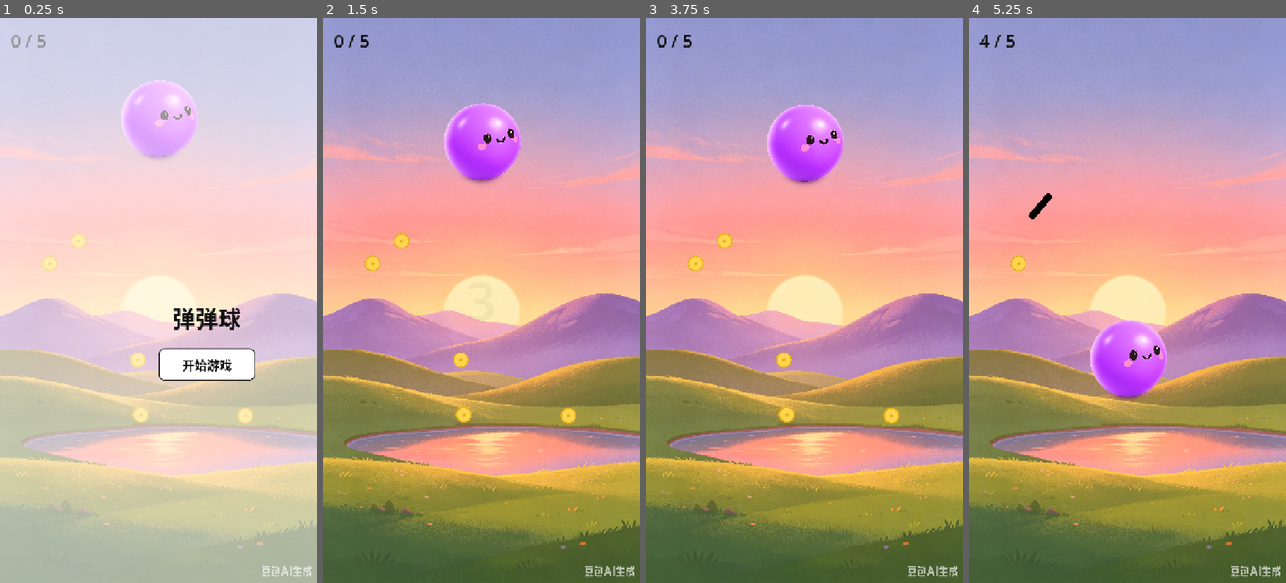
Above: before the commit, frames 1-4 (left to right).
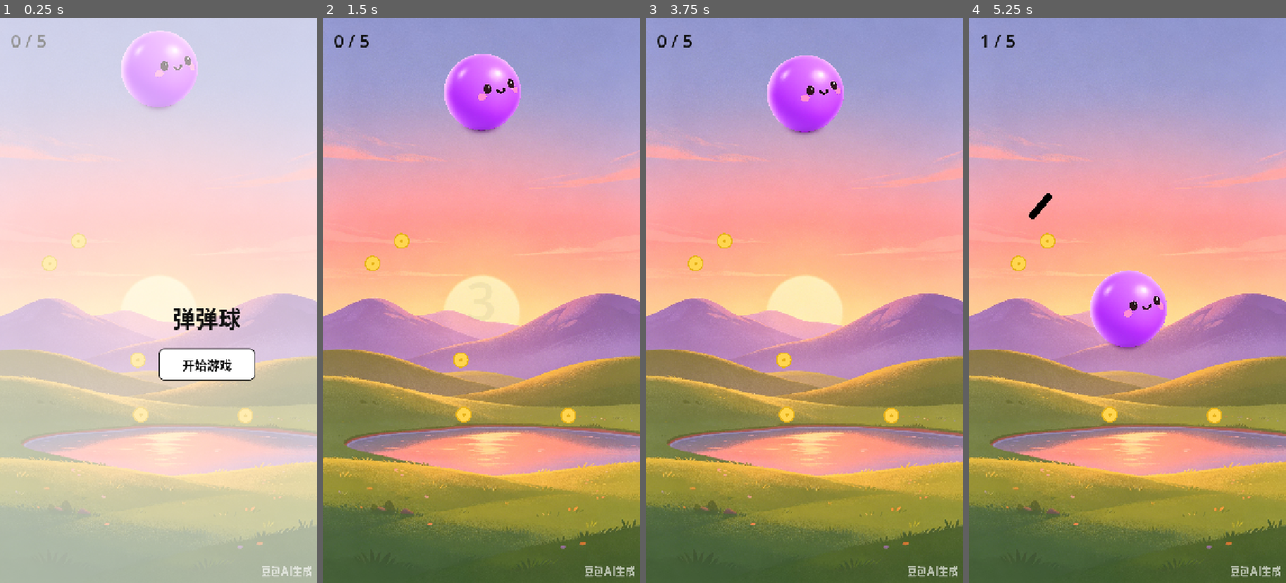
Above: after the commit, the same moments.

Repository: day-dreamer-11/bounce-line-
Game: Godot game, scene res://scenes/TrailDemo.tscn
Same seed, same stepped clock (60 frames per second), same inputs: the game is played once before the commit and once after it.
Inputs (mouse positions are in pixels of both pictures, inside the frame that each line leads up to):
- Up to frame 1 (0.25 s): no input
- Up to frame 2 (1.5 s): click "开始游戏" at 0.5 s; tap Enter at 1.25 s; move the mouse to (551, 272) at 1.27 s; click (551, 272) at 1.42 s
- Up to frame 3 (3.75 s): tap Space at 2, 3.5 s; drag from (741, 328) to (890, 413) at 2.02 s; tap Enter at 2.75 s; move the mouse to (836, 176) at 2.77 s; click (836, 176) at 2.92 s; drag from (788, 413) to (696, 260) at 3.52 s
- Up to frame 4 (5.25 s): move the mouse to (1222, 385) at 4.27 s; click (1222, 385) at 4.42 s; drag from (1032, 215) to (1079, 159) at 5.02 s

The runs differ from the first frame. In frame 1, 4.4% of the frame differs, in the area x 38-63%, y 2-25%; in frame 2, 4.6%; in frame 3, 4.6%; in frame 4, 5.0%, in the area x 3-80%, y 3-72%.

Commit message:
fix: Collision radius halved, visual unchanged
Co-Authored-By: Claude Opus 4.7 <noreply@anthropic.com>

Diff:
--- a/scripts/ball.gd
+++ b/scripts/ball.gd
@@ -29,7 +29,7 @@
 	sprite.scale = Vector2(BALL_SCALE, BALL_SCALE)
 	add_child(sprite)
 
-	var displayed_radius: float = tex.get_width() * BALL_SCALE / 2.0
+	var displayed_radius: float = tex.get_width() * BALL_SCALE / 4.0
 	var shape := CircleShape2D.new()
 	shape.radius = displayed_radius
 	$CollisionShape2D.shape = shape
